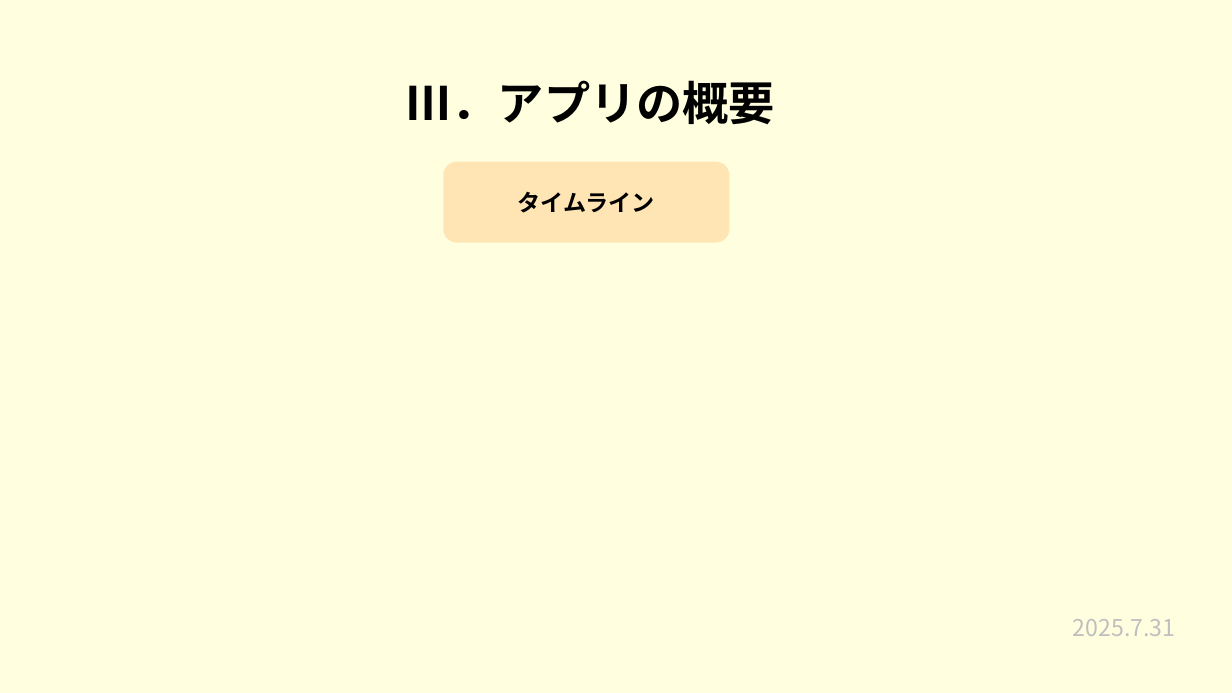
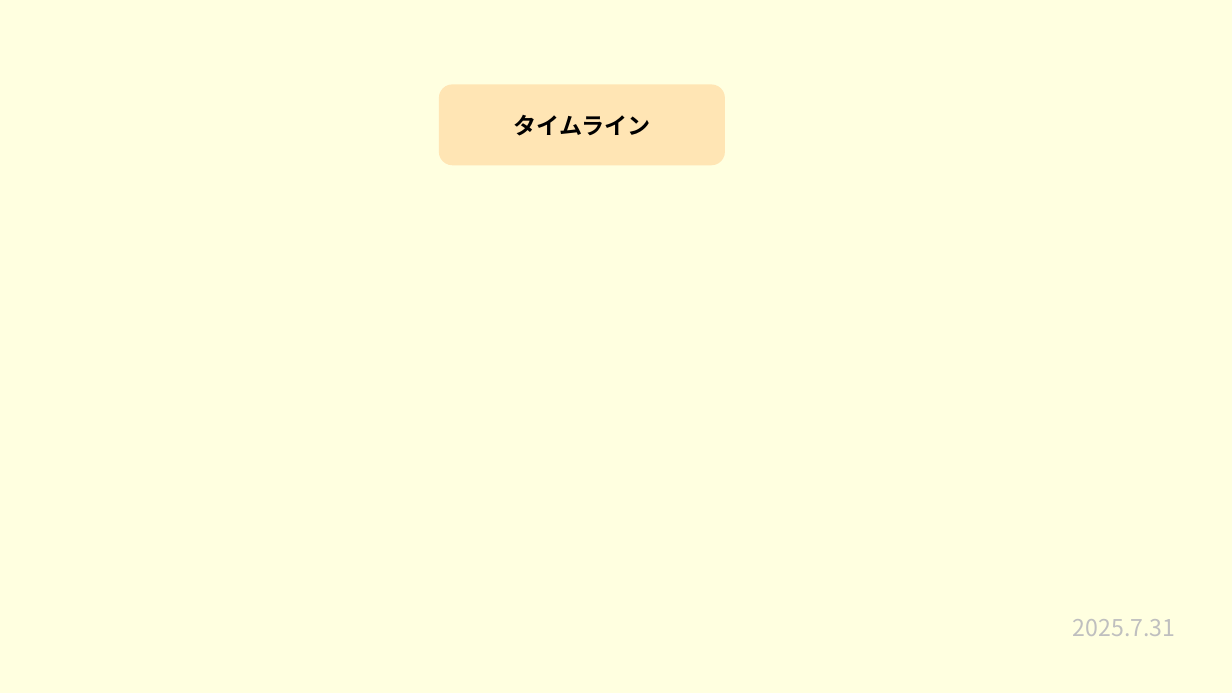
Before and after one commit to plusdojo2025/a2-7, a slide deck: slide 12 of 発表準備/7月成果発表会.pptx. Drawn at 1232x693 pixels with LibreOffice and Linux fonts; fonts in the diff are those of the drawing. Boxes give left, top, right and bottom in pixels: in the first picture for what was removed or moved away, otherwise in the second. Text is boxed around its words. In the diff, an @@ line names an element or a change of style, - is before the commit and + after.

```diff
--- a/発表準備/7月成果発表会.pptx
+++ b/発表準備/7月成果発表会.pptx
@@ title removed at <box>406,80,776,124</box> @@
-Ⅲ．アプリの概要
@@ rounded rectangle "タイムライン": place and size @@
-rounded rectangle "タイムライン" at <box>444,162,730,243</box>
+rounded rectangle "タイムライン" at <box>439,84,726,165</box>
```
Also in this commit, not shown: 7 other slides changed.
